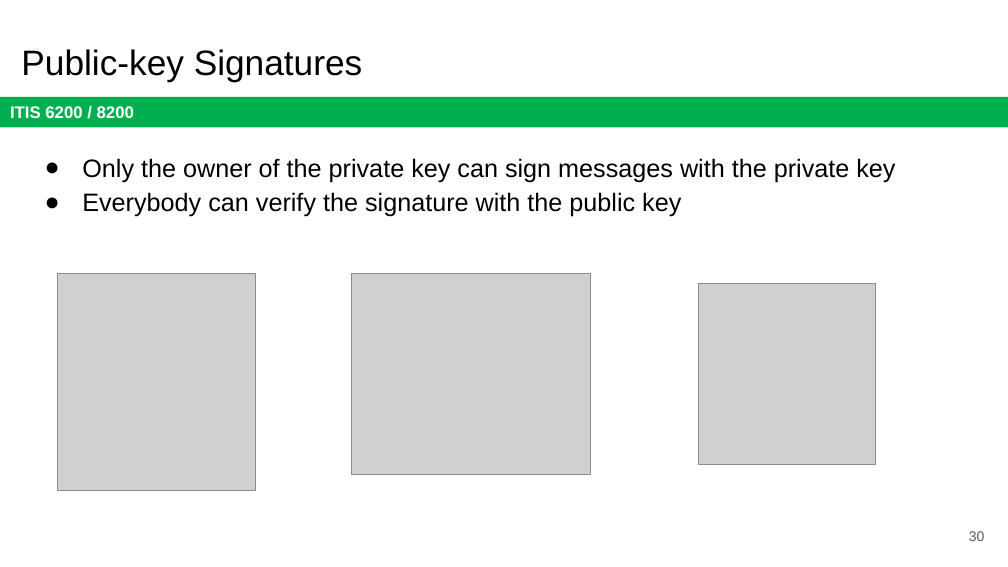
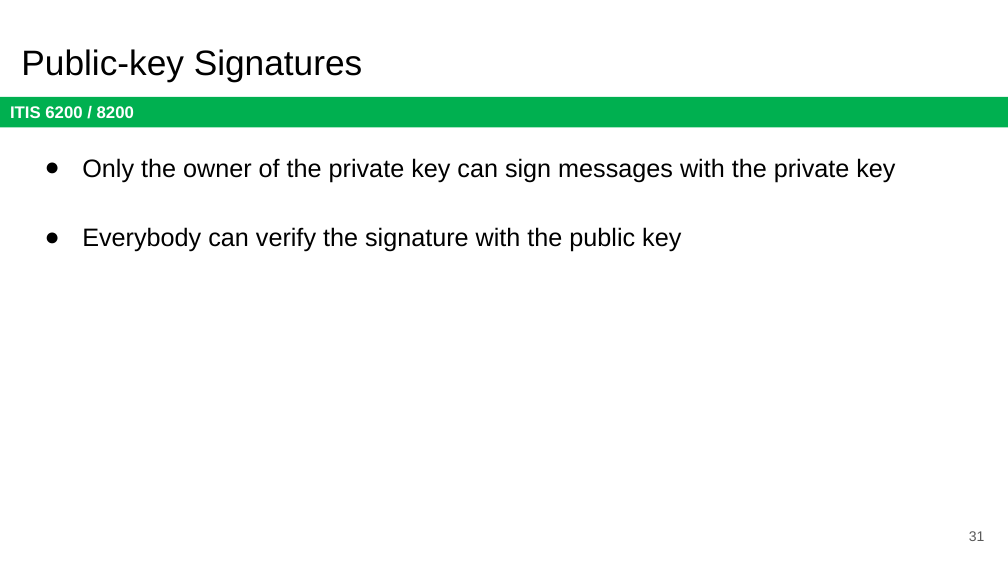
Before and after one commit to jx5c/github.io, a slide deck: slide 31 of teaching/ITIS6200/2023fa/lectures/lec06.pptx (slide 30 before the commit). Drawn at 1008x567 pixels with LibreOffice and Linux fonts; fonts in the diff are those of the drawing; grey boxes stand for pictures. Boxes give left, top, right and bottom in pixels: in the first picture for what was removed or moved away, otherwise in the second. Text is boxed around its words. In the diff, an @@ line names an element or a change of style, - is before the commit and + after.

```diff
--- a/teaching/ITIS6200/2023fa/lectures/lec06.pptx
+++ b/teaching/ITIS6200/2023fa/lectures/lec06.pptx
@@ text "Only the owner of the ..." rewrapped from [82,158,895,217] to [82,158,895,252] @@
@@ picture removed at [57,273,256,490] @@
@@ picture removed at [352,273,591,475] @@
@@ picture removed at [699,283,876,464] @@
@@ page number at [969,531,985,541]: text changed @@
-30
+31
```
Also in this commit, not shown: 10 other slides changed, 1 slide added, 1 other file.
